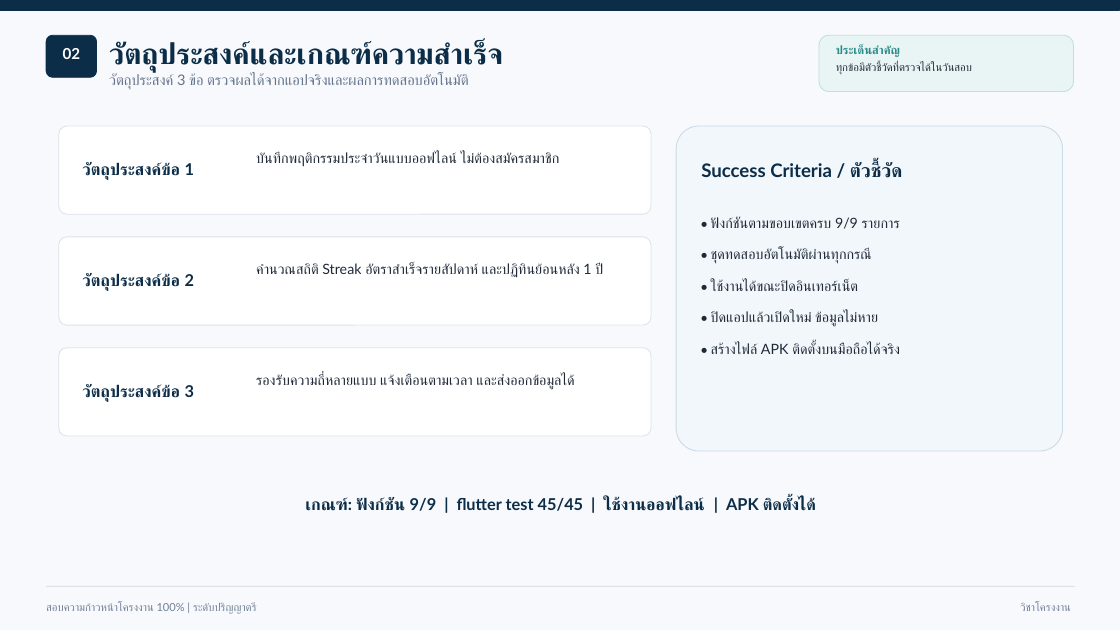
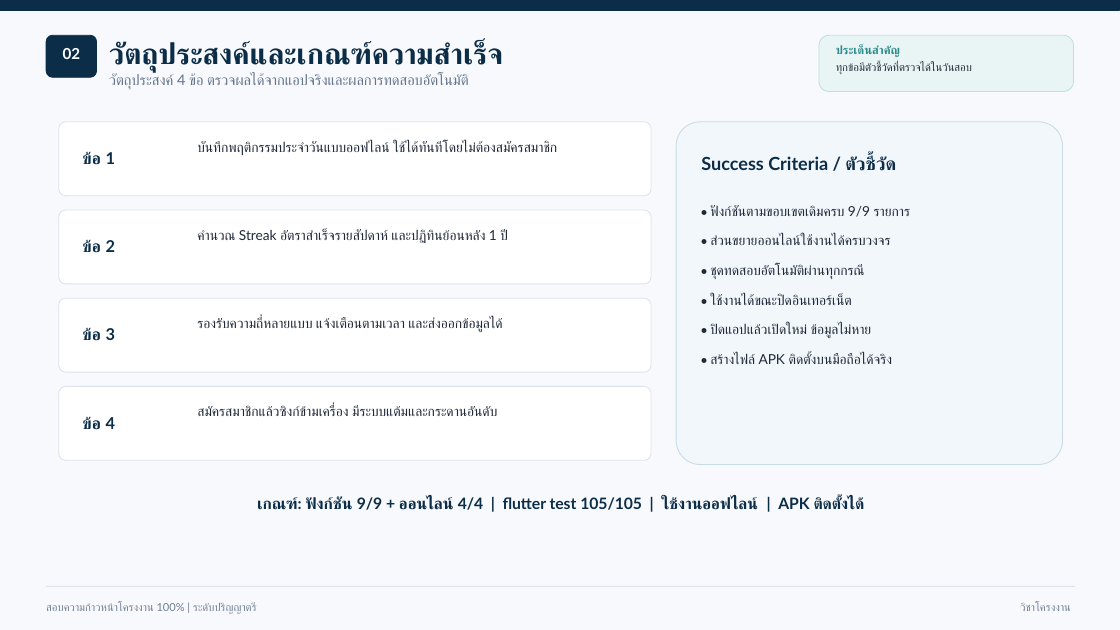
Before and after one commit to SuperMeteo/habit_tracker, a slide deck: slide 3 of docs/นำเสนอ100_HabitTracker.pptx. Drawn at 1120x630 pixels with LibreOffice and Linux fonts; fonts in the diff are those of the drawing. Boxes give left, top, right and bottom in pixels: in the first picture for what was removed or moved away, otherwise in the second. Text is boxed around its words. In the diff, an @@ line names an element or a change of style, - is before the commit and + after.

```diff
--- a/docs/นำเสนอ100_HabitTracker.pptx
+++ b/docs/นำเสนอ100_HabitTracker.pptx
@@ text at bbox=[109, 73, 469, 89]: text changed @@
-วัตถุประสงค์ 3 ข้อ ตรวจผลได้จากแอปจริงและผลการทดสอบอัตโนมัติ
+วัตถุประสงค์ 4 ข้อ ตรวจผลได้จากแอปจริงและผลการทดสอบอัตโนมัติ
@@ rounded rectangle: place and size @@
-rounded rectangle at bbox=[59, 126, 651, 214]
+rounded rectangle at bbox=[59, 122, 651, 196]
@@ text at bbox=[197, 141, 557, 155]: text changed; size 12.2 to 11.8 pt @@
-บันทึกพฤติกรรมประจำวันแบบออฟไลน์ ไม่ต้องสมัครสมาชิก
+บันทึกพฤติกรรมประจำวันแบบออฟไลน์ ใช้ได้ทันทีโดยไม่ต้องสมัครสมาชิก
@@ rounded rectangle: place and size @@
-rounded rectangle at bbox=[676, 126, 1063, 451]
+rounded rectangle at bbox=[676, 122, 1063, 465]
@@ text at bbox=[82, 152, 115, 165]: text changed @@
-วัตถุประสงค์ข้อ 1
+ข้อ 1
@@ text "Success Criteria / ตัวชี้วัด" at bbox=[701, 156, 897, 171]: size 16 to 15.5 pt @@
@@ text "• ฟังก์ชันตามขอบเขตเดิมครบ 9/9 รายการ": place and size @@
-text "• ฟังก์ชันตามขอบเขตเดิมครบ 9/9 รายการ" at bbox=[711, 217, 900, 354]
+text "• ฟังก์ชันตามขอบเขตเดิมครบ 9/9 รายการ" at bbox=[710, 205, 911, 364]
@@ text at bbox=[710, 205, 911, 245]: text changed; size 12.2 to 11.8 pt @@
-• ฟังก์ชันตามขอบเขตครบ 9/9 รายการ
+• ฟังก์ชันตามขอบเขตเดิมครบ 9/9 รายการ
+• ส่วนขยายออนไลน์ใช้งานได้ครบวงจร
@@ rounded rectangle: place and size @@
-rounded rectangle at bbox=[59, 237, 651, 325]
+rounded rectangle at bbox=[59, 210, 651, 284]
@@ text at bbox=[197, 229, 506, 243]: text changed; size 12.2 to 11.8 pt @@
-คำนวณสถิติ Streak อัตราสำเร็จรายสัปดาห์ และปฏิทินย้อนหลัง 1 ปี
+คำนวณ Streak อัตราสำเร็จรายสัปดาห์ และปฏิทินย้อนหลัง 1 ปี
@@ text at bbox=[82, 240, 115, 253]: text changed @@
-วัตถุประสงค์ข้อ 2
+ข้อ 2
@@ text at bbox=[710, 264, 892, 364]: size 12.2 to 11.8 pt in "• ชุดทดสอบอัตโนมัติผ่านทุกกรณี", "• ใช้งานได้ขณะปิดอินเทอร์เน็ต", "• ปิดแอปแล้วเปิดใหม่ ข้อมูลไม่หาย", "• สร้างไฟล์ APK ติดตั้งบนมือถือได้จริง"; line spacing 1.5 to 1.45 @@
@@ rounded rectangle: place and size @@
-rounded rectangle at bbox=[59, 348, 651, 436]
+rounded rectangle at bbox=[59, 298, 651, 372]
@@ text at bbox=[82, 328, 115, 341]: text changed @@
-วัตถุประสงค์ข้อ 3
+ข้อ 3
@@ text "รองรับความถี่หลายแบบ แจ้งเตือนตามเวลา และส่งออกข้อมูลได้": place and size @@
-text "รองรับความถี่หลายแบบ แจ้งเตือนตามเวลา และส่งออกข้อมูลได้" at bbox=[256, 374, 574, 390]
+text "รองรับความถี่หลายแบบ แจ้งเตือนตามเวลา และส่งออกข้อมูลได้" at bbox=[197, 317, 502, 332]
@@ text "รองรับความถี่หลายแบบ แจ้งเตือนตามเวลา และส่งออกข้อมูลได้" at bbox=[197, 317, 502, 332]: size 12.2 to 11.8 pt @@
@@ rounded rectangle added at bbox=[59, 386, 651, 460], fill #FFFFFF, outline #DDE3EA 0.75 pt @@
@@ text added at bbox=[82, 417, 115, 430], 14 pt, text #0C2D48, bold @@
+ข้อ 4
@@ text added at bbox=[197, 405, 497, 416], 11.8 pt, text #1F2937 @@
+สมัครสมาชิกแล้วซิงก์ข้ามเครื่อง มีระบบแต้มและกระดานอันดับ
@@ text at bbox=[257, 497, 864, 510]: text changed; size 14 to 13.5 pt @@
-เกณฑ์: ฟังก์ชัน 9/9 | flutter test 45/45 | ใช้งานออฟไลน์ | APK ติดตั้งได้
+เกณฑ์: ฟังก์ชัน 9/9 + ออนไลน์ 4/4 | flutter test 105/105 | ใช้งานออฟไลน์ | APK ติดตั้งได้
```
Also in this commit, not shown: 13 other slides changed, 4 slides added, 2 slides removed, 9 other files.
